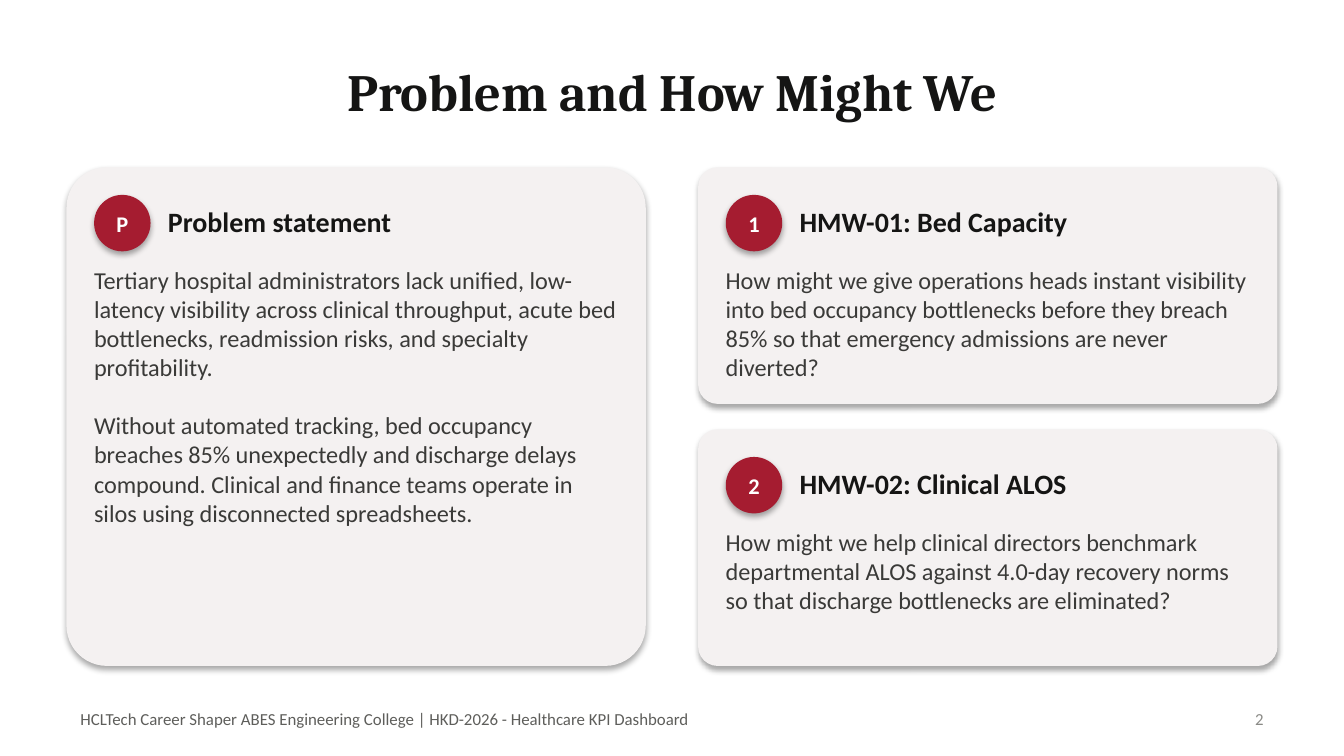
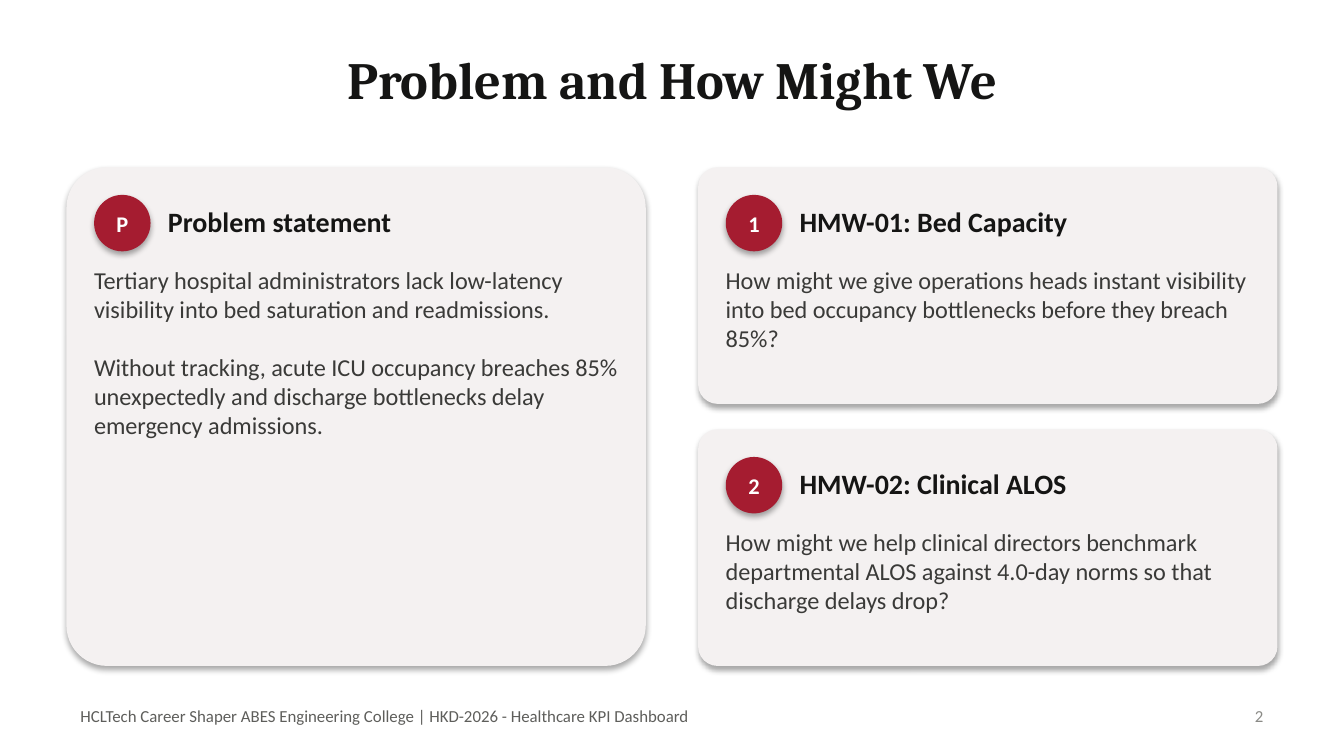
Before and after one commit to ayushpal1506/HclTraining, a slide deck: slide 2 of docs/HKD-2026_Presentation.pptx. Drawn at 1344x756 pixels with LibreOffice and Linux fonts; fonts in the diff are those of the drawing. Boxes give left, top, right and bottom in pixels: in the first picture for what was removed or moved away, otherwise in the second. Text is boxed around its words. In the diff, an @@ line names an element or a change of style, - is before the commit and + after.

Commit message:
fix(presentation): full-bleed slide shapes and complete high-resolution visual text rendering

```diff
--- a/docs/HKD-2026_Presentation.pptx
+++ b/docs/HKD-2026_Presentation.pptx
@@ rectangle added at [0, 0, 1344, 755], fill #FFFFFF @@
@@ vertical alignment middle to top in 3 elements at [80, 710, 688, 725], [1255, 711, 1264, 722], [347, 62, 997, 110] @@
@@ text at [94, 272, 617, 438]: text changed @@
-Tertiary hospital administrators lack unified, low-latency visibility across clinical throughput, acute bed bottlenecks, readmission risks, and specialty profitability.
-Without automated tracking, bed occupancy breaches 85% unexpectedly and discharge delays compound. Clinical and finance teams operate in silos using disconnected spreadsheets.
+Tertiary hospital administrators lack low-latency visibility into bed saturation and readmissions.
+Without tracking, acute ICU occupancy breaches 85% unexpectedly and discharge bottlenecks delay emergency admissions.
@@ text at [726, 272, 1246, 347]: text changed @@
-How might we give operations heads instant visibility into bed occupancy bottlenecks before they breach 85% so that emergency admissions are never diverted?
+How might we give operations heads instant visibility into bed occupancy bottlenecks before they breach 85%?
@@ text at [726, 534, 1211, 613]: text changed @@
-How might we help clinical directors benchmark departmental ALOS against 4.0-day recovery norms so that discharge bottlenecks are eliminated?
+How might we help clinical directors benchmark departmental ALOS against 4.0-day norms so that discharge delays drop?
```
Also in this commit, not shown: 10 other slides changed, 15 other files.
